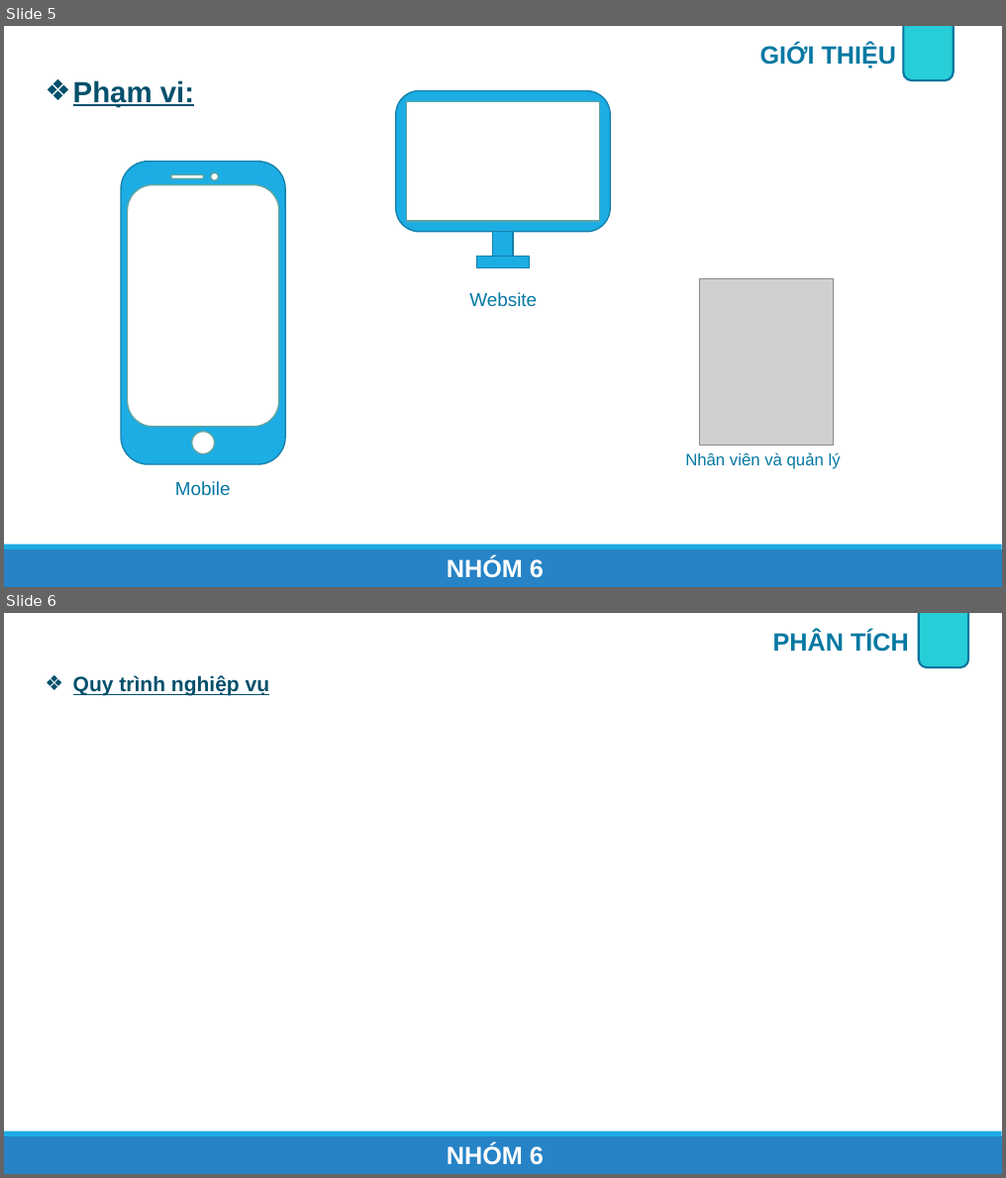
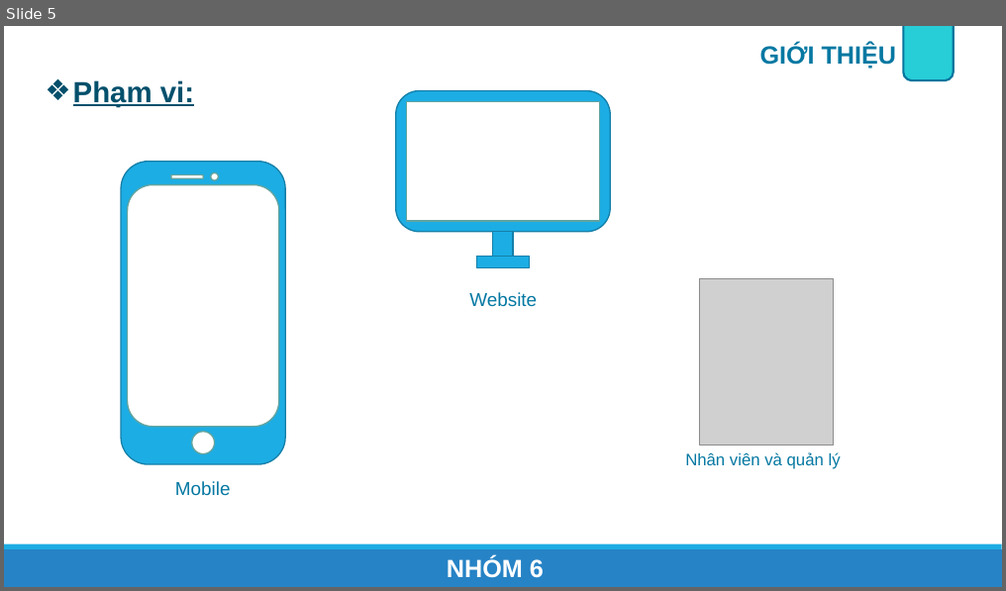
Before and after one commit to onebabyq/ung-dung-quan-li-tin-nhan-congnghemoi, a slide deck: Slide_BaoCao/AppChat_Nhom6.pptx. Shown one above the other, each under a label of ours: slides 5 and 6 before the commit, slide 5 after it. The pictures are 1006x1178 and 1006x591 pixels, drawn with LibreOffice and Linux fonts; fonts in the diff are those of the drawing; grey boxes stand for pictures. Boxes give left, top, right and bottom in pixels: in the first picture for what was removed or moved away, otherwise in the second. Text is boxed around its words. In the diff, an @@ line names an element or a change of style, - is before the commit and + after.

```diff
--- a/Slide_BaoCao/AppChat_Nhom6.pptx
+++ b/Slide_BaoCao/AppChat_Nhom6.pptx
@@ slide 6 removed at box(4, 613, 1002, 1174), background #FFFFFF; not listed: 2 template elements that a slide beside it also shows @@
@@ text removed at box(773, 631, 909, 652) @@
-PHÂN TÍCH
@@ rounded rectangle removed at box(919, 613, 969, 667) @@
@@ text removed at box(73, 675, 270, 696) @@
-❖ Quy trình nghiệp vụ
@@ text removed at box(447, 1145, 544, 1165) @@
-NHÓM 6
```
Also in this commit, not shown: 8 slides changed, 2 slides added, 2 other slides removed.
